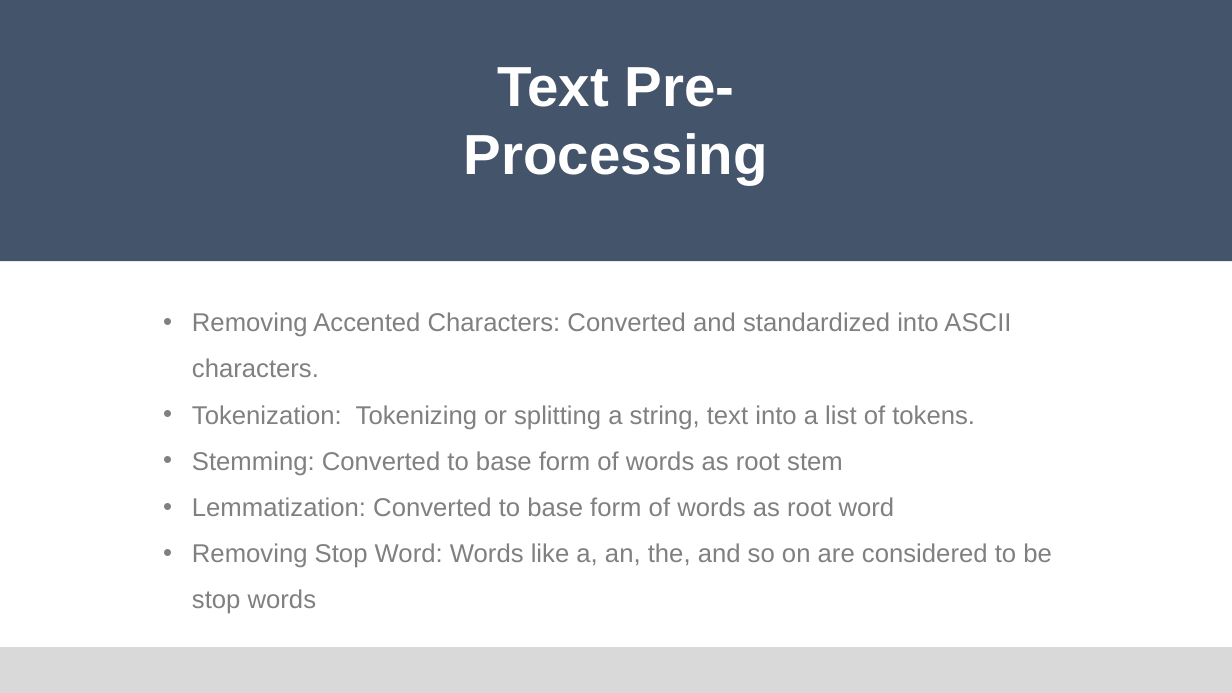
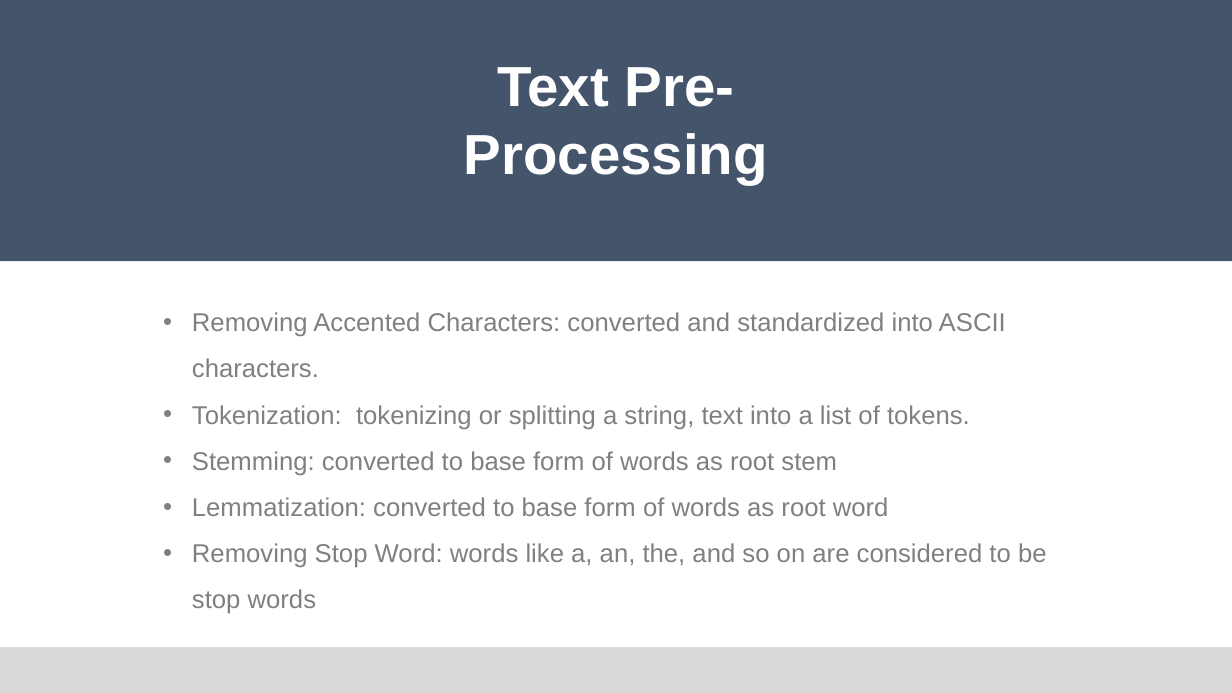
Before and after one commit to Edwardkang1004/Springboard, a slide deck: slide 6 of Capstone Project 2/Capstone Project 2.pptx. Drawn at 1232x693 pixels with LibreOffice and Linux fonts; fonts in the diff are those of the drawing. Boxes give left, top, right and bottom in pixels: in the first picture for what was removed or moved away, otherwise in the second. Text is boxed around its words. In the diff, an @@ line names an element or a change of style, - is before the commit and + after.

```diff
--- a/Capstone Project 2/Capstone Project 2.pptx
+++ b/Capstone Project 2/Capstone Project 2.pptx
@@ text at (x1=192, y1=312, x2=1047, y2=614): text changed @@
-• Removing Accented Characters: Converted and standardized into ASCII characters.
-• Tokenization: Tokenizing or splitting a string, text into a list of tokens.
-• Stemming: Converted to base form of words as root stem
-• Lemmatization: Converted to base form of words as root word
-• Removing Stop Word: Words like a, an, the, and so on are considered to be stop words
+• Removing Accented Characters: converted and standardized into ASCII characters.
+• Tokenization: tokenizing or splitting a string, text into a list of tokens.
+• Stemming: converted to base form of words as root stem
+• Lemmatization: converted to base form of words as root word
+• Removing Stop Word: words like a, an, the, and so on are considered to be stop words
```
Also in this commit, not shown: 7 other slides changed, 1 slide added, 1 slide removed, 1 other file.
